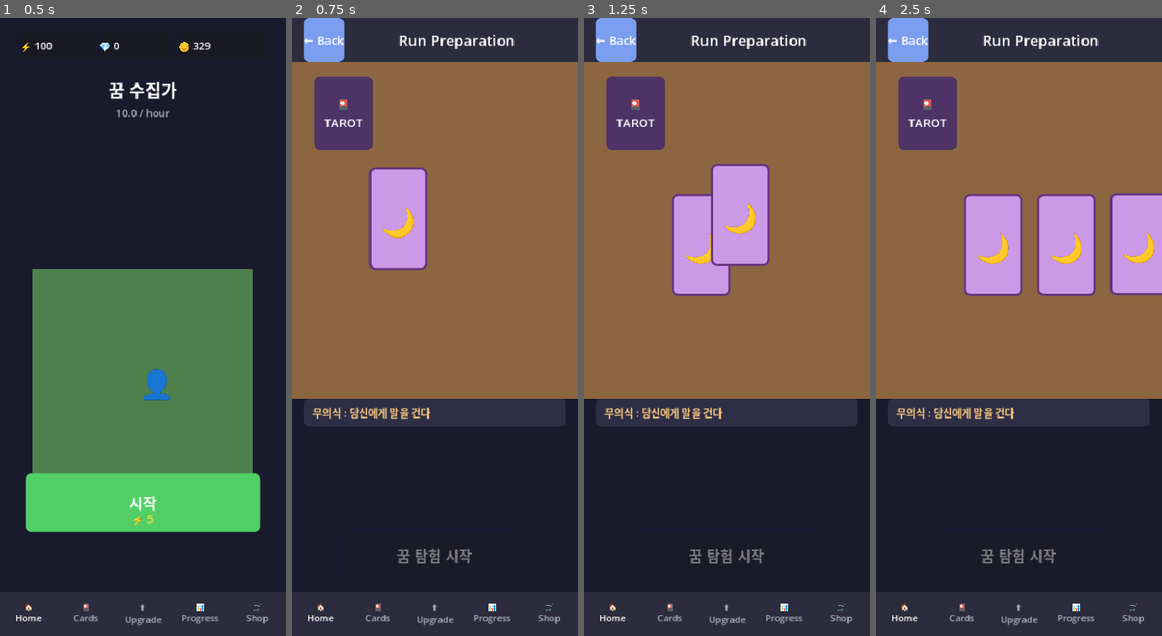
Above: before the commit, frames 1-4 (left to right).
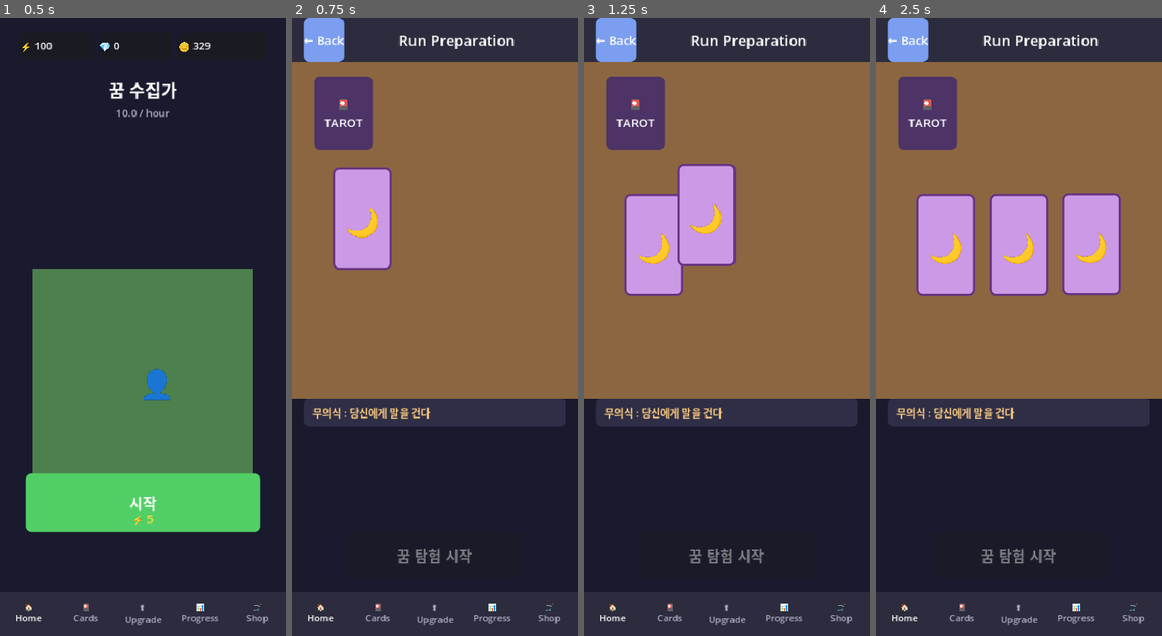
Above: after the commit, the same moments.

Repository: ledlaputa72/geekbrox
Game: Godot game, scene res://scenes/MainLobby.tscn
The game is run twice, just before and just after one commit, with the same random seed, the same clock (stepped at 60 frames per second) and the same inputs.
Inputs (mouse positions are in pixels of both pictures, inside the frame that each line leads up to):
- Up to frame 1 (0.5 s): no input
- Up to frame 2 (0.75 s): click "시작" at 0.5 s
- Up to frame 3 (1.25 s): no input
- Up to frame 4 (2.5 s): tap Enter at 1.25 s; move the mouse to (1081, 296) at 1.27 s; hold D 1.28-2 s; tap M at 1.35 s; click (1081, 296) at 1.42 s; tap Space at 1.52 s; click (993, 246) at 2.02 s

Frame 1 is identical in both runs. In frame 2, 4.5% of the frame differs, in the area x 14-48%, y 24-41%; in frame 3, 7.0%; in frame 4, 10%, in the area x 14-100%, y 28-45%.

Commit message:
fix(runprep): Center-align 3 tarot cards on screen
Changes:
- Adjusted CARD_POSITIONS for center alignment
- Cards were too far right (120, 220, 320)
- Now centered (55, 155, 255)

Calculation:
- Screen width: 390px
- Card width: 80px each
- Spacing: 20px between cards
- Total width: 80 + 20 + 80 + 20 + 80 = 280px
- Start X: (390 - 280) / 2 = 55px

New positions:
- Card 1: X = 55px (left)
- Card 2: X = 155px (center)
- Card 3: X = 255px (right)

Result:
- Cards now properly centered on screen
- Balanced visual layout

File:
- ui/screens/RunPrep.gd (CARD_POSITIONS constant)

Diff:
--- a/teams/game/godot/dream-collector/ui/screens/RunPrep.gd
+++ b/teams/game/godot/dream-collector/ui/screens/RunPrep.gd
@@ -14,9 +14,9 @@
 # 카드 위치
 const DECK_POS = Vector2(60, 100)
 const CARD_POSITIONS = [
-	Vector2(120, 240),  # 왼쪽: 꿈 시작
-	Vector2(220, 240),  # 중앙: 꿈 여정
-	Vector2(320, 240)   # 오른쪽: 꿈 종료
+	Vector2(55, 240),   # 왼쪽: 꿈 시작 (중앙 정렬)
+	Vector2(155, 240),  # 중앙: 꿈 여정
+	Vector2(255, 240)   # 오른쪽: 꿈 종료
 ]
 
 # 타로 텍스트
